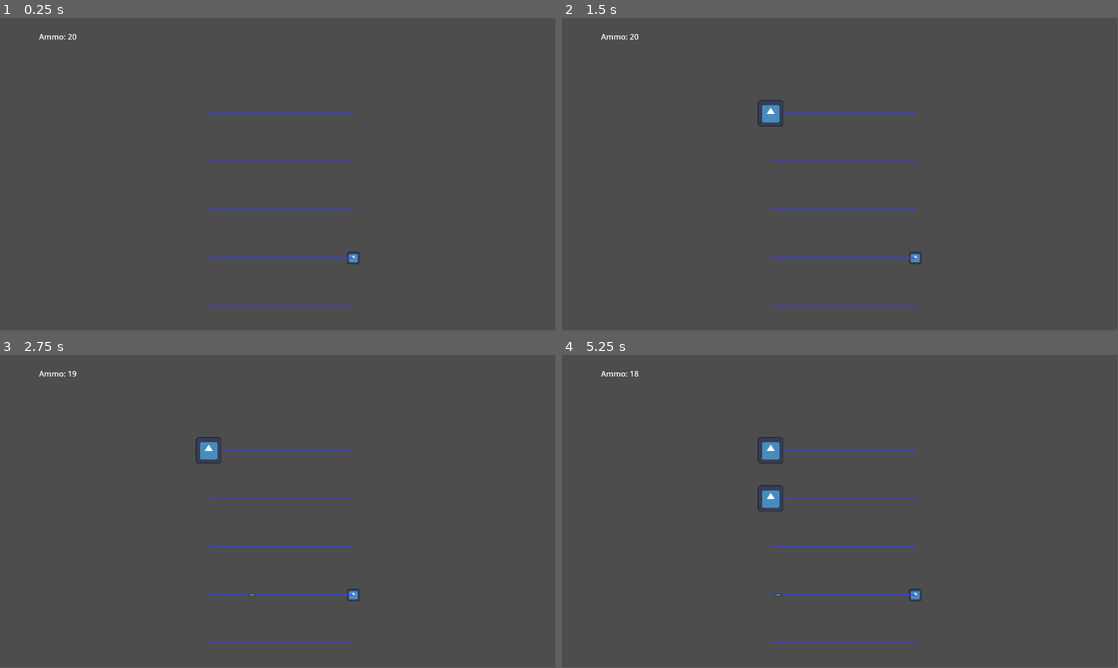
Above: before the commit, frames 1-4 (two rows, left to right).
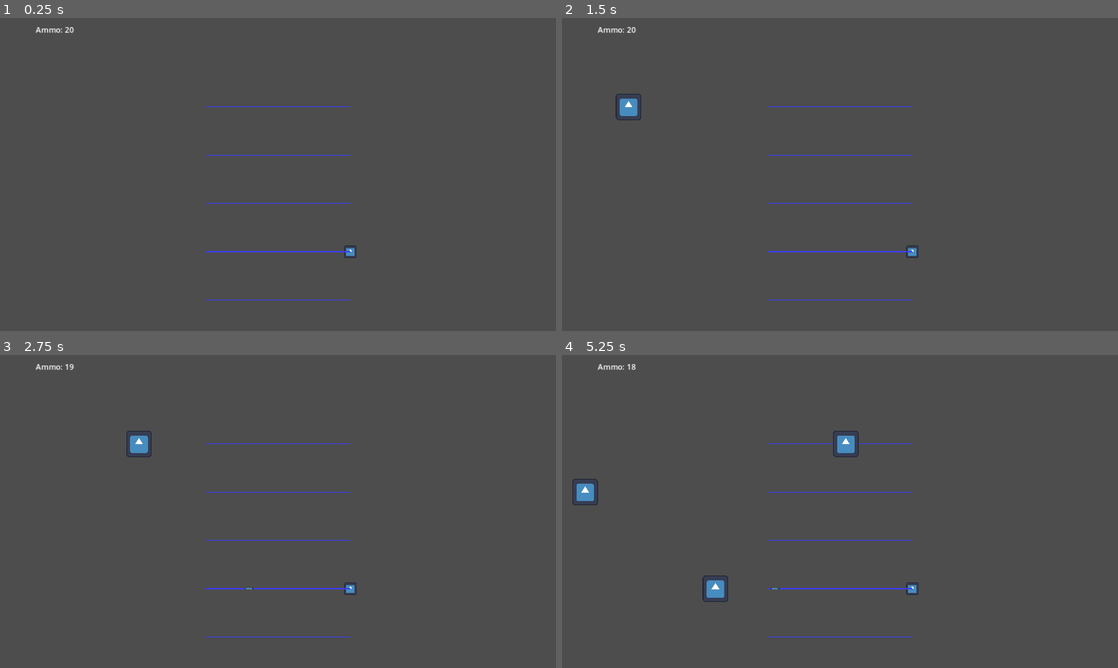
Above: after the commit, the same moments.

Repository: CTausch/Tower-Game-Jam
Game: Godot game, scene res://screenTemplate.tscn
Same seed, same stepped clock (60 frames per second), same inputs: the game is played once before the commit and once after it. The engine's default icon, where the game draws it, is replaced by a stand-in: a white triangle on a blue panel in a dark square.
Inputs:
- Up to frame 1 (0.25 s): no input
- Up to frame 2 (1.5 s): tap Enter (ui_accept) at 0.5, 0.77 s; hold Right (ui_right) from 0.53 s (still down)
- Up to frame 3 (2.75 s): tap Enter (ui_accept) at 1.52 s; release Right (ui_right) at 2.03 s; hold Left (ui_left) from 2.03 s (still down)
- Up to frame 4 (5.25 s): release Left (ui_left) at 2.78 s; hold Right (ui_right) 2.78-4.28 s; tap Enter (ui_accept) at 3.02, 3.77, 4.52 s; hold Left (ui_left) 4.28-5.03 s; hold Right (ui_right) from 5.03 s (still down)
In our replay, the window is 799x449 before the commit and 800x450 after it. These sizes can differ from the game's own. Grey fills any space a smaller window leaves; there, only what the larger window draws over its background counts as a difference.

The runs differ from the first frame. In frame 1, 1.1% of the frame differs, in the area x 6-65%, y 2-93%; in frame 2, 1.5%; in frame 3, 1.5%; in frame 4, 2.2%, in the area x 1-65%, y 2-93%.

Commit message:
Added enemy movement
-Enemies now move along their given line for a set duration of time
-TankEnemy.gd now exists, which is an extension of the base enemy class

Diff:
--- a/Scripts/LineBase.gd
+++ b/Scripts/LineBase.gd
@@ -30,21 +30,27 @@
 func _process(delta: float) -> void:
 	if Input.is_action_just_pressed("ui_right"):
 		var enemy_temp = enemy.instantiate()
+		enemy_temp.set_script(load("res://TankEnemy.gd"))
 		var randomNum = randi()%5+1
 		print(randomNum)
 		if randomNum == 1:
 			line1.add_child(enemy_temp)
 			enemy_temp.position = line1.points[0]
+			enemy_temp.position.x = line1.points[0].x-400
 		if randomNum == 2:
 			line2.add_child(enemy_temp)
 			enemy_temp.position = line2.points[0]
+			enemy_temp.position.x = line2.points[0].x-400
 		if randomNum == 3:
 			line3.add_child(enemy_temp)
 			enemy_temp.position = line3.points[0]
+			enemy_temp.position.x = line3.points[0].x-400
 		if randomNum == 4:
 			line4.add_child(enemy_temp)
 			enemy_temp.position = line4.points[0]
+			enemy_temp.position.x = line4.points[0].x-400
 		if randomNum == 5:
 			line5.add_child(enemy_temp)
 			enemy_temp.position = line5.points[0]
+			enemy_temp.position.x = line5.points[0].x-400
 		print("okay")
--- a/enemy_base.gd
+++ b/Scripts/enemy_base.gd
@@ -1,5 +1,9 @@
 extends Area2D
 
+
+var lifetime = 15
+var canDie = true
+var enemySpeed = 20
 # Called when the node enters the scene tree for the first time.
 func _ready() -> void:
 	pass # Replace with function body.
@@ -10,6 +14,8 @@
 	pass
 
 
+
+
 func _on_area_entered(area: Area2D) -> void:
-	if area.is_in_group("Bullet"):
+	if area.is_in_group("Bullet") and canDie == true:
 		queue_free()
--- /dev/null
+++ b/TankEnemy.gd
@@ -0,0 +1,23 @@
+extends "res://Scripts/enemy_base.gd"
+
+
+@onready var parent = get_parent()
+var direction = 1
+var InitTime
+# Called when the node enters the scene tree for the first time.
+func _ready() -> void:
+	canDie = false
+	enemySpeed = 2
+	InitTime = Time.get_unix_time_from_system()
+
+
+
+# Called every frame. 'delta' is the elapsed time since the previous frame.
+func _process(delta: float) -> void:
+	position.x = position.x + (enemySpeed * direction)
+	if position.x == parent.points[1].x:
+		direction = direction * -1
+	if direction < 0 and position.x == parent.points[0].x and Time.get_unix_time_from_system() - InitTime <= 6:
+			direction = direction * -1
+	if position.x < -600 and Time.get_unix_time_from_system() - InitTime >= 6:
+		queue_free()
--- a/bullet.tscn
+++ b/bullet.tscn
@@ -1,6 +1,6 @@
 [gd_scene load_steps=4 format=3 uid="uid://bf08gscvmx0k5"]
 
-[ext_resource type="Script" path="res://bullet.gd" id="1_b5ick"]
+[ext_resource type="Script" path="res://Scripts/bullet.gd" id="1_b5ick"]
 [ext_resource type="Texture2D" uid="uid://dr4vk3s1orynb" path="res://icon.svg" id="1_lk8kq"]
 
 [sub_resource type="RectangleShape2D" id="RectangleShape2D_7lm0r"]
--- a/enemyBase.tscn
+++ b/enemyBase.tscn
@@ -1,7 +1,7 @@
 [gd_scene load_steps=4 format=3 uid="uid://b8d5c8lvxe3dt"]
 
 [ext_resource type="Texture2D" uid="uid://dr4vk3s1orynb" path="res://icon.svg" id="1_8lfl6"]
-[ext_resource type="Script" path="res://enemy_base.gd" id="1_i8qpo"]
+[ext_resource type="Script" path="res://Scripts/enemy_base.gd" id="1_i8qpo"]
 
 [sub_resource type="RectangleShape2D" id="RectangleShape2D_i6ua8"]
 size = Vector2(62, 58)
--- a/project.godot
+++ b/project.godot
@@ -15,6 +15,10 @@
 config/features=PackedStringArray("4.3", "GL Compatibility")
 config/icon="res://icon.svg"
 
+[display]
+
+window/stretch/mode="canvas_items"
+
 [global_group]
 
 Player=""
--- a/prototype.tscn
+++ b/prototype.tscn
@@ -1,6 +1,6 @@
 [gd_scene load_steps=5 format=3 uid="uid://iw1bwotp2h4p"]
 
-[ext_resource type="Script" path="res://character_body_2d.gd" id="1_shgpn"]
+[ext_resource type="Script" path="res://Scripts/character_body_2d.gd" id="1_shgpn"]
 [ext_resource type="Texture2D" uid="uid://dr4vk3s1orynb" path="res://icon.svg" id="2_er3lh"]
 
 [sub_resource type="RectangleShape2D" id="RectangleShape2D_55f6b"]
--- a/screenTemplate.tscn
+++ b/screenTemplate.tscn
@@ -9,12 +9,11 @@
 [ext_resource type="Script" path="res://Scripts/Line3.gd" id="6_d1n4k"]
 [ext_resource type="Script" path="res://Scripts/Line4.gd" id="7_8wahr"]
 [ext_resource type="Script" path="res://Scripts/Line5.gd" id="8_ywcl3"]
-[ext_resource type="Script" path="res://label.gd" id="10_l6sfr"]
+[ext_resource type="Script" path="res://Scripts/label.gd" id="10_l6sfr"]
 
 [sub_resource type="RectangleShape2D" id="RectangleShape2D_x0jmc"]
 
 [node name="Node2D" type="Node2D"]
-position = Vector2(583, 598)
 
 [node name="player" type="Area2D" parent="." node_paths=PackedStringArray("lineBaseReference") groups=["Player"]]
 script = ExtResource("1_4cdm4")
@@ -105,3 +104,7 @@
 vertical_alignment = 1
 script = ExtResource("10_l6sfr")
 character = NodePath("../../player")
+
+[node name="Camera2D" type="Camera2D" parent="."]
+scale = Vector2(1.00823, 1)
+offset = Vector2(0, -260)
--- a/temp.gd
+++ /dev/null
@@ -1,11 +0,0 @@
-extends Node
-
-
-# Called when the node enters the scene tree for the first time.
-func _ready() -> void:
-	pass # Replace with function body.
-#please work :(
-
-# Called every frame. 'delta' is the elapsed time since the previous frame.
-func _process(delta: float) -> void:
-	pass
Renamed: bullet.gd -> Scripts/bullet.gd
Renamed: character_body_2d.gd -> Scripts/character_body_2d.gd
Renamed: collision_shape_2d.gd -> Scripts/collision_shape_2d.gd
Renamed: label.gd -> Scripts/label.gd
